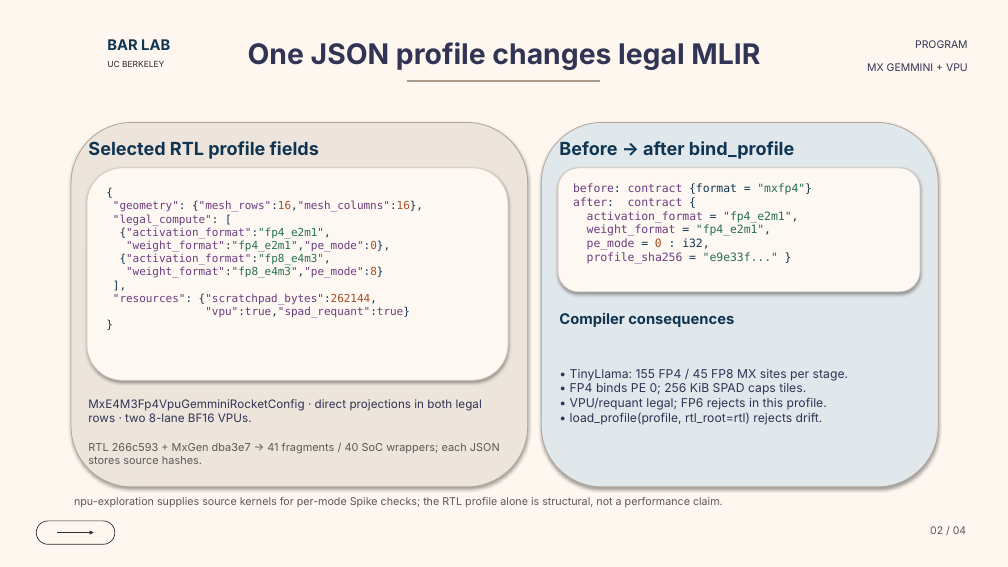
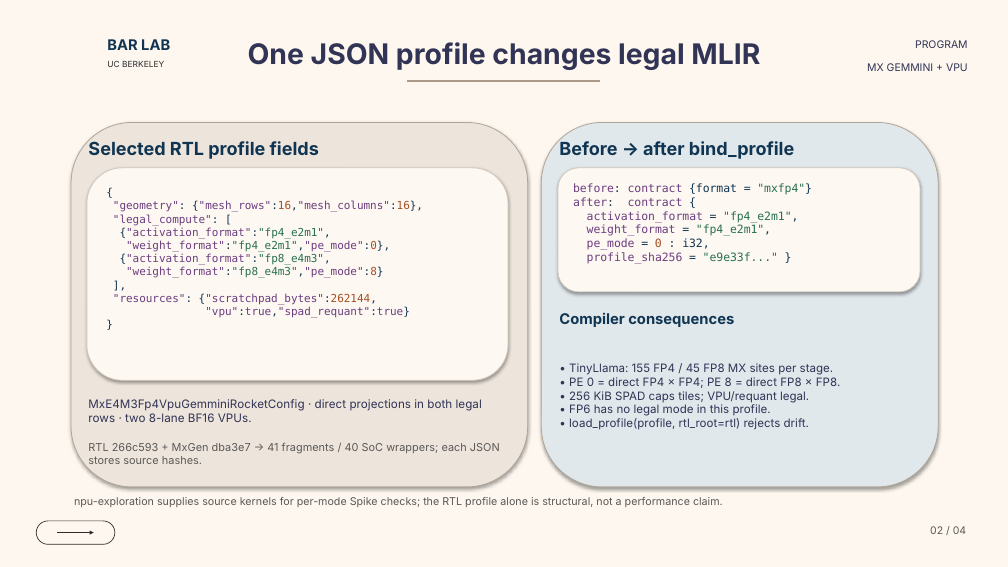
Before and after one commit to ucb-bar/mx-gemmini-mlir, a slide deck: slide 2 of docs/presentations/mx_gemmini_dialect_overview.pptx. Drawn at 1008x567 pixels with LibreOffice and Linux fonts; fonts in the diff are those of the drawing; background and template pictures are left out. Boxes give left, top, right and bottom in pixels: in the first picture for what was removed or moved away, otherwise in the second. Text is boxed around its words. In the diff, an @@ line names an element or a change of style, - is before the commit and + after.

Commit message:
Clarify MX PE modes in overview slides

```diff
--- a/docs/presentations/mx_gemmini_dialect_overview.pptx
+++ b/docs/presentations/mx_gemmini_dialect_overview.pptx
@@ text at bbox=[569, 377, 840, 416]: text changed; size 11.6 to 11 pt @@
-• FP4 binds PE 0; 256 KiB SPAD caps tiles.
-• VPU/requant legal; FP6 rejects in this profile.
+• PE 0 = direct FP4 × FP4; PE 8 = direct FP8 × FP8.
+• 256 KiB SPAD caps tiles; VPU/requant legal.
+• FP6 has no legal mode in this profile.
@@ text at bbox=[569, 363, 834, 430]: size 11.6 to 11 pt in "• TinyLlama: 155 FP4 / 45 FP8 ...", "• load_profile(profile, rtl_root=rtl) rejects drift." @@
```
Also in this commit, not shown: 2 other files.
